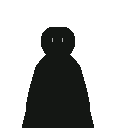
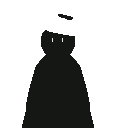
Before/after of a 128x128 layered artwork. What changed in the layer stack:
added layer "Layer 3" above "Layer 2" over 46, 14, 74, 36
painted on "Layer 2" over 52, 38, 63, 42
